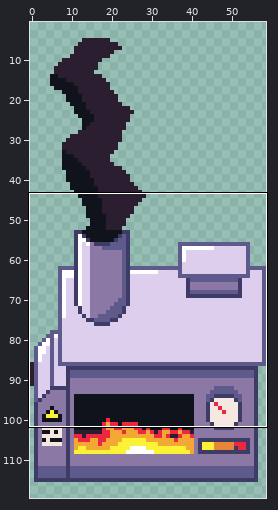
File history of a sprite sheet, Incinerator/Incinerator8.png. The first picture is a wide view before the edit; the outline marks the close-up.
Close-up. Before the edit:
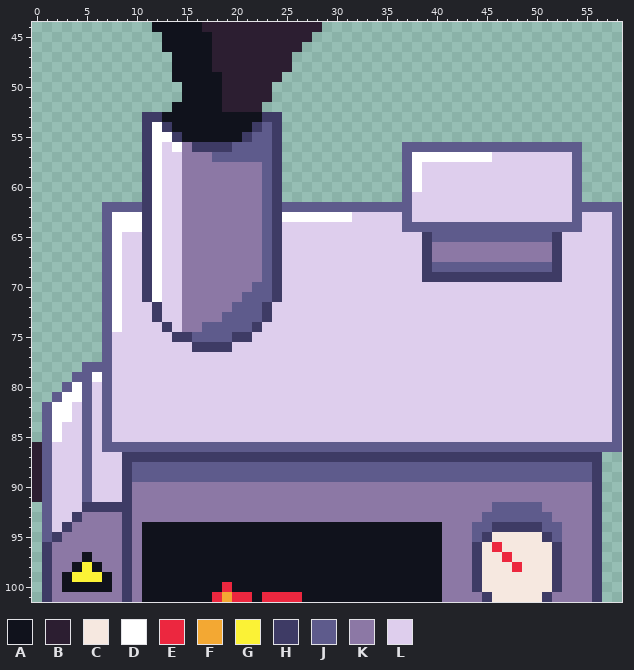
The file is 59x124 pixels. Shown: x 0..58, y 44..101. The wide view leaves out empty margins. The commit also changed other parts of the picture, which this record leaves out.
Palette (. is transparent): A #10121c  B #2c1e31  C #f6e8e0  D #ffffff  E #ec273f  F #f3a833  G #fbf236  H #3e3b65  J #5e5b8c  K #8c78a5  L #deceed
After:
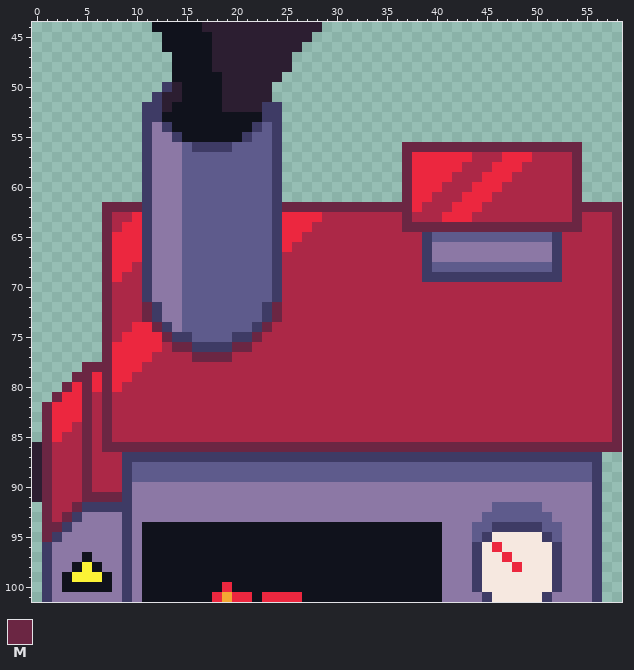
Colours new in this view: M #6b2643
Changes in this commit:
colour L: #deceed -> #ac2847
y 50: x 13..14 .. -> HB
y 51: x 12..14 ... -> HBB
y 52: x 11..13 ... -> HHB; x 23..24 .. -> HH
y 54: x 12 D -> K
y 55: x 12..13 DD -> KK
y 56: x 12..15 DLDK -> KKKJ; x 37..54 JJJJJJJJJJJJJJJJJJ -> MMMMMMMMMMMMMMMMMM
y 57: x 12..17 DLLKKK -> KKKJJJ; x 37..45 JDDDDDDDD -> MEEEEEELL; x 47..49 LLL -> EEE; x 54 J -> M
y 58: x 12..22 DLLKKKKKKKK -> KKKJJJJJJJJ; x 37..42 JDLLLL -> MEEEEE; x 46..48 LLL -> EEE; x 54 J -> M
y 59: x 12..22 DLLKKKKKKKK -> KKKJJJJJJJJ; x 37..41 JDLLL -> MEEEE; x 45..47 LLL -> EEE; x 54 J -> M
y 60: x 12..22 DLLKKKKKKKK -> KKKJJJJJJJJ; x 37..40 JDLL -> MEEE; x 44..46 LLL -> EEE; x 54 J -> M
y 61: x 12..22 DLLKKKKKKKK -> KKKJJJJJJJJ; x 37..39 JLL -> MEE; x 43..45 LLL -> EEE; x 54 J -> M
y 62: x 7..10 JJJJ -> MMMM; x 12..22 DLLKKKKKKKK -> KKKJJJJJJJJ; x 25..38 JJJJJJJJJJJJJL -> MMMMMMMMMMMMME; x 42..44 LLL -> EEE; x 54..58 JJJJJ -> MMMMM
y 63: x 7..10 JDDD -> MLLE; x 12..22 DLLKKKKKKKK -> KKKJJJJJJJJ; x 25..31 DDDDDDD -> EEEELLL; x 37 J -> M; x 41..43 LLL -> EEE; x 54 J -> M; x 58 J -> M
y 64: x 7..10 JDDD -> MLEE; x 12..22 DLLKKKKKKKK -> KKKJJJJJJJJ; x 25..27 LLL -> EEE; x 37..54 JJJJJJJJJJJJJJJJJJ -> MMMMMMMMMMMMMMMMMM; x 58 J -> M
y 65: x 7..10 JDLL -> MEEE; x 12..22 DLLKKKKKKKK -> KKKJJJJJJJJ; x 25..26 LL -> EE; x 58 J -> M
y 66: x 7..10 JDLL -> MEEE; x 12..22 DLLKKKKKKKK -> KKKJJJJJJJJ; x 25 L -> E; x 58 J -> M
y 67: x 7..10 JDLL -> MEEE; x 12..22 DLLKKKKKKKK -> KKKJJJJJJJJ; x 58 J -> M
y 68: x 7..9 JDL -> MEE; x 12..22 DLLKKKKKKKK -> KKKJJJJJJJJ; x 58 J -> M
y 69: x 7..8 JD -> ME; x 12..22 DLLKKKKKKKK -> KKKJJJJJJJJ; x 58 J -> M
y 70: x 7..8 JD -> ML; x 12..21 DLLKKKKKKK -> KKKJJJJJJJ; x 58 J -> M
y 71: x 7..8 JD -> ML; x 12..20 DLLKKKKKK -> KKKJJJJJJ; x 58 J -> M
y 72: x 7..8 JD -> ML; x 11 L -> M; x 13..19 LLKKKKK -> KKJJJJJ; x 24 L -> M; x 58 J -> M
y 73: x 7..8 JD -> ML; x 11 L -> M; x 13..18 LLKKKK -> KKJJJJ; x 24 L -> M; x 58 J -> M
y 74: x 7..8 JD -> ML; x 10..12 LLL -> EEM; x 14..16 LKK -> KJJ; x 23 L -> M; x 58 J -> M
y 75: x 7 J -> M; x 9..13 LLLLL -> EEEEM; x 22 L -> M; x 58 J -> M
y 76: x 7..12 JLLLLL -> MEEEEE; x 14..15 LL -> MM; x 20..21 LL -> MM; x 58 J -> M
y 77: x 7..11 JLLLL -> MEEEE; x 16..19 LLLL -> MMMM; x 58 J -> M
y 78: x 5..10 JJJLLL -> MMMEEE; x 58 J -> M
y 79: x 4..9 JJDJLL -> MMEMEE; x 58 J -> M
y 80: x 3..8 JDJLJL -> MEMEME; x 58 J -> M
y 81: x 2..5 JDDJ -> MEEM; x 7 J -> M; x 58 J -> M
y 82..83: x 1..5 JDDLJ -> MEEEM; x 7 J -> M; x 58 J -> M
y 84: x 1..3 JDL -> MEE; x 5 J -> M; x 7 J -> M; x 58 J -> M
y 85: x 1..2 JD -> ME; x 5 J -> M; x 7 J -> M; x 58 J -> M
y 86: x 1 J -> M; x 5 J -> M; x 7..58 JJJJJJJJJJJJJJJJJJJJJJJJJJJJJJJJJJJJJJJJJJJJJJJJJJJJ -> MMMMMMMMMMMMMMMMMMMMMMMMMMMMMMMMMMMMMMMMMMMMMMMMMMMM
y 87..90: x 1 J -> M; x 5 J -> M
y 91: x 1 J -> M; x 5..8 JLLL -> MMMM
y 92: x 1 J -> M; x 4 L -> M
y 93: x 1 J -> M; x 3 L -> M
y 94: x 1..2 JL -> MM
y 95: x 1 J -> M
